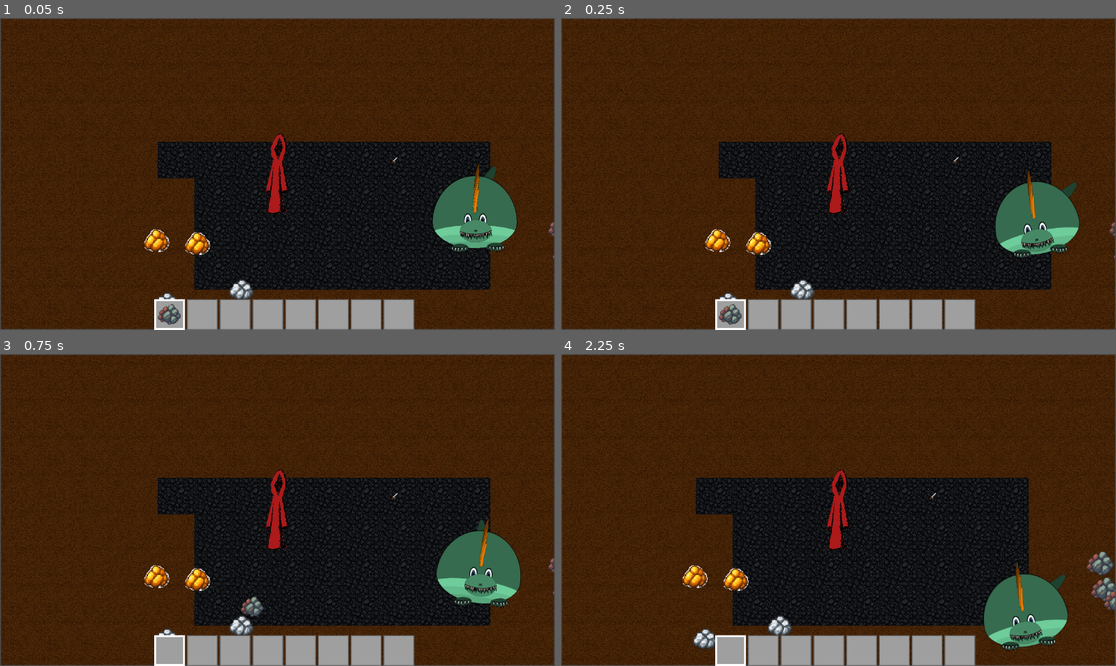
Above: before the commit, frames 1-4 (two rows, left to right).
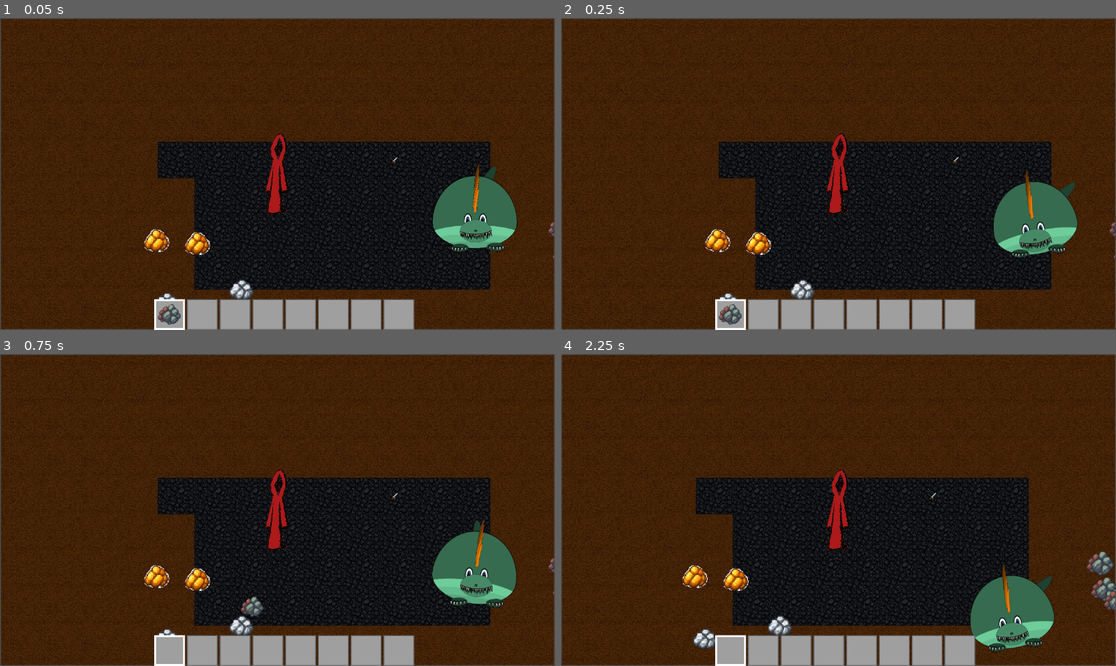
Above: after the commit, the same moments.

Repository: aaronjmcd2/ecomonster-project
Game: Godot game, scene res://scenes/Main.tscn
The game is run twice, just before and just after one commit, with the same random seed, the same clock (stepped at 60 frames per second) and the same inputs.
Inputs (mouse positions are in pixels of both pictures, inside the frame that each line leads up to):
- Up to frame 1 (0.05 s): no input
- Up to frame 2 (0.25 s): no input
- Up to frame 3 (0.75 s): drag from (172, 650) to (394, 497) at 0.52 s
- Up to frame 4 (2.25 s): drag from (760, 650) to (955, 497) at 1.27 s; move the mouse to (794, 650) at 2.02 s; hold Right (ui_right) from 2.03 s (still down); hold Space (use_item) from 2.03 s (still down); click (794, 650) at 2.17 s

Frame 1 is identical in both runs. In frame 2, 0.7% of the frame differs, in the area x 77-94%, y 48-77%; in frame 3, 1.1%; in frame 4, 2.1%, in the area x 73-92%, y 66-96%.

Commit message:
[Fix] Align dragon excretion logic with correct ore yields
- Updated _excrete_ore() to support lava_yield, ice_yield, and egg_yield values
- Replaced single drop instantiation with loop based on yield per resource type
- Fixed type mismatch by switching from Node2D reference to PackedScene logic
- Now accurately produces the correct number of ore drops for lava, ice, and eggs
- Monster popup and excretion behavior now fully match

Diff:
--- a/scenes/Main.tscn
+++ b/scenes/Main.tscn
@@ -19,7 +19,7 @@
 format = 2
 
 [node name="TileMapLayer" type="TileMapLayer" parent="TileMap"]
-tile_map_data = PackedByteArray("AAAAAP//AwAAAAAAAAAAAAAAAwA …(998 unchanged characters)… AD2/wQAAwAAAAAAAAD6/wMAAwAAAAAAAAD7/wMAAwAAAAAAAAD8/wMAAgAJAAIAAAD1/wQAAwAAAAAAAADz/wM …(29727 unchanged characters)…
+tile_map_data = PackedByteArray("AAAAAP//AwAAAAAAAAAAAAAAAwA …(998 unchanged characters)… AD2/wQAAwAAAAAAAAD6/wMAAwAAAAAAAAD7/wMAAgAJAAIAAAD8/wMAAgAJAAIAAAD1/wQAAwAAAAAAAADz/wM …(29727 unchanged characters)…
 tile_set = ExtResource("1_elqb8")
 
 [node name="SwordDrop" parent="TileMap" instance=ExtResource("10_lhr70")]
--- a/scripts/Dragon.gd
+++ b/scripts/Dragon.gd
@@ -187,32 +187,36 @@
 	print("ICE STORAGE:", ice_storage, " | REQUIRED:", required_ice_to_excrete, " | COOLING:", is_cooling_down)
 
 func _excrete_ore() -> void:
-	var drop_instance: Node2D = null
-
-	# Excrete based on current excretion_type
+	var drop_scene: PackedScene = null
+	var drops_to_produce := 0
+
 	match excretion_type:
 		"lava":
 			if lava_storage >= required_lava_to_excrete:
-				drop_instance = ore_drop_scene.instantiate()
+				drops_to_produce = lava_yield
 				lava_storage -= required_lava_to_excrete
+				drop_scene = ore_drop_scene
 		"ice":
 			if ice_storage >= required_ice_to_excrete and silver_drop_scene:
-				drop_instance = silver_drop_scene.instantiate()
+				drops_to_produce = ice_yield
 				ice_storage -= required_ice_to_excrete
+				drop_scene = silver_drop_scene
 		"egg":
 			if egg_storage >= required_eggs_to_excrete and gold_drop_scene:
-				drop_instance = gold_drop_scene.instantiate()
+				drops_to_produce = egg_yield
 				egg_storage -= required_eggs_to_excrete
-
-	# If we produced something, add it to the world
-	if drop_instance:
-		var offset = Vector2(randi_range(-8, 8), randi_range(-8, 8))
-		drop_instance.global_position = global_position + offset
-		get_parent().add_child(drop_instance)
-		ore_this_second += 1
-
-	# Decide what to do next
-	# Step 1: Can we keep excreting the same type?
+				drop_scene = gold_drop_scene
+
+	# 🧾 Spawn actual drops
+	if drop_scene:
+		for i in drops_to_produce:
+			var instance = drop_scene.instantiate()
+			var offset = Vector2(randi_range(-8, 8), randi_range(-8, 8))
+			instance.global_position = global_position + offset
+			get_parent().add_child(instance)
+			ore_this_second += 1
+
+	# 🧠 Step 1: See if we can keep excreting the same type
 	match excretion_type:
 		"lava":
 			if lava_storage >= required_lava_to_excrete:
@@ -227,7 +231,7 @@
 				cooldown_timer = cooldown_time
 				return
 
-	# Step 2: Look for another type to switch to
+	# 🧠 Step 2: Switch to something else if available
 	if lava_storage >= required_lava_to_excrete:
 		excretion_type = "lava"
 		cooldown_timer = cooldown_time
@@ -241,9 +245,10 @@
 		cooldown_timer = cooldown_time
 		return
 
-	# Step 3: Nothing left to excrete
+	# 🧠 Step 3: Nothing left
 	is_cooling_down = false
 	cooldown_timer = 0.0
+
 
 
 func _input_event(viewport, event, shape_idx) -> void:
